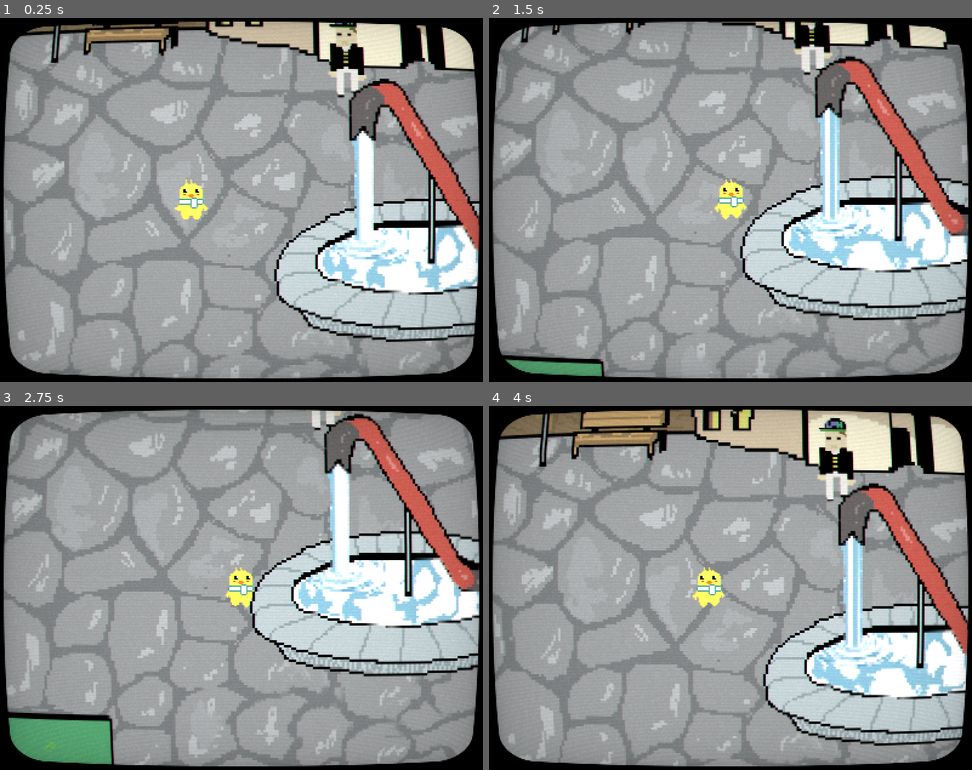
Above: before the commit, frames 1-4 (two rows, left to right).
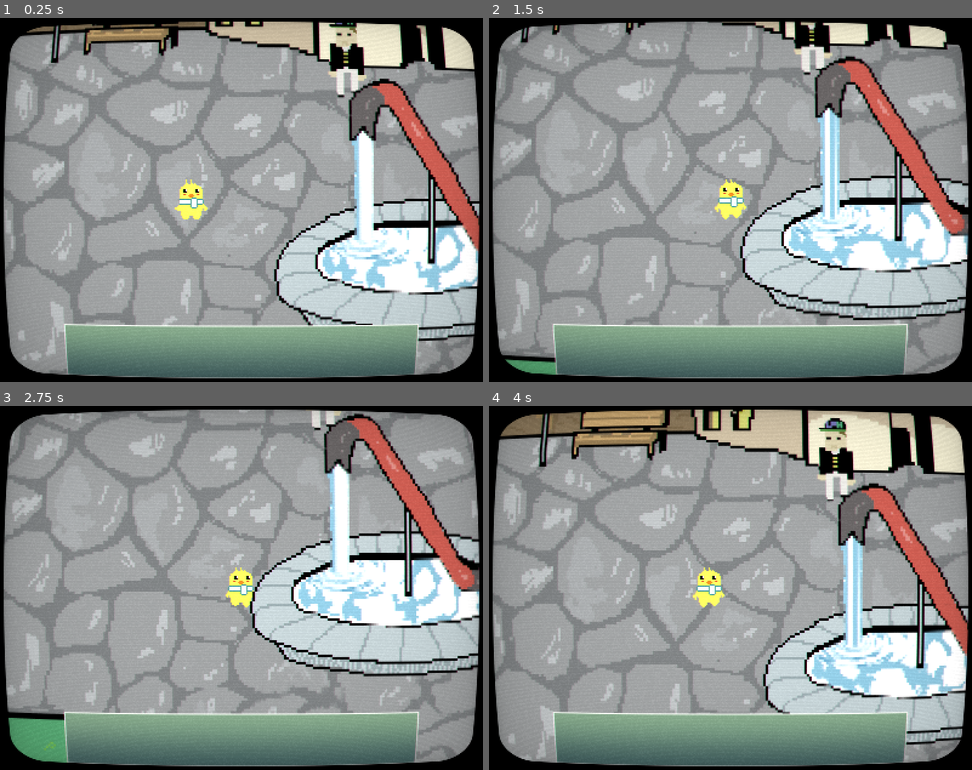
Above: after the commit, the same moments.

Repository: OkistanPro/lesaventuresdesteven
Game: Godot game, scene res://scenes/village_1.tscn
The game is run twice, just before and just after one commit, with the same random seed, the same clock (stepped at 60 frames per second) and the same inputs. The project has no main scene, so this scene is started directly.
Inputs (mouse positions are in pixels of both pictures, inside the frame that each line leads up to):
- Up to frame 1 (0.25 s): no input
- Up to frame 2 (1.5 s): move the mouse to (836, 181) at 0.52 s; hold D (right) 0.53-1.28 s; hold E (interagir) 0.53-1.28 s; click (836, 181) at 0.67 s; tap Shift (run) at 0.8, 1.35 s; move the mouse to (633, 218) at 1.27 s; hold S (down) from 1.28 s (still down); click (633, 218) at 1.42 s
- Up to frame 3 (2.75 s): tap E (interagir) at 1.55 s; move the mouse to (289, 507) at 2.02 s; release S (down) at 2.03 s; hold D (right) from 2.03 s (still down); hold E (interagir) from 2.03 s (still down); click (289, 507) at 2.17 s; tap Shift (run) at 2.3 s
- Up to frame 4 (4 s): move the mouse to (706, 660) at 2.77 s; release D (right) at 2.78 s; release E (interagir) at 2.78 s; hold W (up) 2.78-3.53 s; tap Shift (run) at 2.85, 3.8 s; click (706, 660) at 2.92 s; tap E (interagir) at 3.05 s; move the mouse to (875, 642) at 3.52 s; hold A (left) from 3.53 s (still down); hold E (interagir) from 3.53 s (still down); click (875, 642) at 3.67 s

The runs differ from the first frame. In frame 1, 9.6% of the frame differs, in the area x 13-87%, y 84-99%; in frame 2, 9.4%; in frame 3, 9.6%; in frame 4, 9.8%.

Commit message:
Restructuration + Item/Inventaire

Diff:
--- /dev/null
+++ b/dialogues/lourd.tres
@@ -0,0 +1,19 @@
+[gd_resource type="Resource" script_class="D_Timeline" load_steps=6 format=3 uid="uid://codwwt2xlh7fy"]
+
+[ext_resource type="Script" uid="uid://ctpne3lmpo1ph" path="res://scripts/dialogues/D_object.gd" id="1_xtrjq"]
+[ext_resource type="Script" uid="uid://bncgdhvjlrkfh" path="res://scripts/dialogues/D_timeline.gd" id="2_omon2"]
+[ext_resource type="Script" uid="uid://nj3n5qedxbgm" path="res://scripts/dialogues/D_choix.gd" id="2_rtnyt"]
+[ext_resource type="Script" uid="uid://cq5kt3ymgwgp8" path="res://scripts/dialogues/D_message.gd" id="3_d8m5y"]
+
+[sub_resource type="Resource" id="Resource_umwim"]
+script = ExtResource("3_d8m5y")
+nom_perso = "Steven"
+mess = "...frère c'est trop lourd là."
+liste_choix = Array[ExtResource("2_rtnyt")]([])
+event_at_start = ""
+metadata/_custom_type_script = "uid://cq5kt3ymgwgp8"
+
+[resource]
+script = ExtResource("2_omon2")
+liste_messages = Array[ExtResource("1_xtrjq")]([SubResource("Resource_umwim")])
+metadata/_custom_type_script = "uid://bncgdhvjlrkfh"
--- a/project.godot
+++ b/project.godot
@@ -16,9 +16,12 @@
 
 [autoload]
 
-GestionDialogue="*res://gestion_dialogue.gd"
+GestionDialogue="*res://scripts/gestion_dialogue.gd"
 Globals="*res://scripts/globals.gd"
-Musique="*res://musique.gd"
+Musique="*res://scripts/musique.gd"
+interface="*res://scenes/interface.tscn"
+filter="*res://scenes/filter.tscn"
+GestionSons="*res://scripts/GestionSons.gd"
 
 [display]
 
--- /dev/null
+++ b/scenes/filter.tscn
@@ -0,0 +1,38 @@
+[gd_scene load_steps=3 format=3 uid="uid://mvocruudr8ps"]
+
+[ext_resource type="Shader" uid="uid://cxtnrc7f56hxg" path="res://shaders/lcd_filter.gdshader" id="1_cetmi"]
+
+[sub_resource type="ShaderMaterial" id="ShaderMaterial_7sh2r"]
+shader = ExtResource("1_cetmi")
+shader_parameter/overlay = true
+shader_parameter/scanlines_opacity = 0.03
+shader_parameter/scanlines_width = 0.5
+shader_parameter/grille_opacity = 0.0
+shader_parameter/resolution = Vector2(640, 480)
+shader_parameter/pixelate = false
+shader_parameter/roll = true
+shader_parameter/roll_speed = 8.0
+shader_parameter/roll_size = 15.0
+shader_parameter/roll_variation = 1.8
+shader_parameter/distort_intensity = 0.001
+shader_parameter/noise_opacity = 0.0
+shader_parameter/noise_speed = 5.0
+shader_parameter/static_noise_intensity = 0.03
+shader_parameter/aberration = 0.00500005
+shader_parameter/brightness = 1.0
+shader_parameter/discolor = true
+shader_parameter/warp_amount = 0.3
+shader_parameter/clip_warp = false
+shader_parameter/vignette_intensity = 0.1
+shader_parameter/vignette_opacity = 0.5
+
+[node name="filter" type="CanvasLayer"]
+
+[node name="ColorRect" type="ColorRect" parent="."]
+material = SubResource("ShaderMaterial_7sh2r")
+anchors_preset = 15
+anchor_right = 1.0
+anchor_bottom = 1.0
+grow_horizontal = 2
+grow_vertical = 2
+mouse_filter = 2
--- /dev/null
+++ b/scenes/fleche_input.tscn
@@ -0,0 +1,6 @@
+[gd_scene format=3 uid="uid://b8bwggny43hdy"]
+
+[node name="Polygon2D" type="Polygon2D"]
+visible = false
+scale = Vector2(0.5, 0.5)
+polygon = PackedVector2Array(-10, -6, 10, -6, 0, 4)
--- /dev/null
+++ b/scenes/interface.tscn
@@ -0,0 +1,7 @@
+[gd_scene load_steps=2 format=3 uid="uid://cohg5vn5u2qe8"]
+
+[ext_resource type="PackedScene" uid="uid://da5kxhp50c2xg" path="res://scenes/inventaire.tscn" id="1_tg63u"]
+
+[node name="interface" type="CanvasLayer"]
+
+[node name="Inventaire" parent="." instance=ExtResource("1_tg63u")]
--- /dev/null
+++ b/scenes/inventaire.tscn
@@ -0,0 +1,44 @@
+[gd_scene load_steps=6 format=3 uid="uid://da5kxhp50c2xg"]
+
+[ext_resource type="Script" uid="uid://r55y6p14kc66" path="res://scripts/inventaire.gd" id="1_c2fa3"]
+[ext_resource type="Texture2D" uid="uid://krsxpjqhalh0" path="res://sprites/msg_box.png" id="2_1ntmo"]
+
+[sub_resource type="StyleBoxEmpty" id="StyleBoxEmpty_tnoi0"]
+
+[sub_resource type="StyleBoxTexture" id="StyleBoxTexture_8anfk"]
+texture = ExtResource("2_1ntmo")
+texture_margin_left = 5.0
+texture_margin_top = 5.0
+texture_margin_right = 5.0
+texture_margin_bottom = 5.0
+
+[sub_resource type="StyleBoxFlat" id="StyleBoxFlat_c2fa3"]
+
+[node name="Inventaire" type="Control"]
+layout_mode = 3
+anchors_preset = 15
+anchor_right = 1.0
+anchor_bottom = 1.0
+grow_horizontal = 2
+grow_vertical = 2
+mouse_filter = 2
+script = ExtResource("1_c2fa3")
+
+[node name="ItemList" type="ItemList" parent="."]
+layout_mode = 1
+anchors_preset = 12
+anchor_top = 1.0
+anchor_right = 1.0
+anchor_bottom = 1.0
+offset_left = 51.0
+offset_top = -46.0
+offset_right = -51.0
+grow_horizontal = 2
+grow_vertical = 0
+mouse_filter = 2
+theme_override_styles/focus = SubResource("StyleBoxEmpty_tnoi0")
+theme_override_styles/panel = SubResource("StyleBoxTexture_8anfk")
+theme_override_styles/hovered = SubResource("StyleBoxFlat_c2fa3")
+text_overrun_behavior = 0
+max_columns = 8
+fixed_icon_size = Vector2i(32, 32)
--- a/scenes/rue_commerce_1.tscn
+++ b/scenes/rue_commerce_1.tscn
@@ -6,7 +6,6 @@
 [ext_resource type="PackedScene" uid="uid://wh4gxqeqyw78" path="res://scenes/steven.tscn" id="5_2vcd6"]
 [ext_resource type="Texture2D" uid="uid://bi7snn7iinctr" path="res://sprites/maisons_front.png" id="6_w3f2s"]
 [ext_resource type="Texture2D" uid="uid://c86yo2pwhaykd" path="res://sprites/banc_lampe.png" id="19_6bq2v"]
-[ext_resource type="Shader" uid="uid://cxtnrc7f56hxg" path="res://shaders/lcd_filter.gdshader" id="20_aji8s"]
 
 [sub_resource type="WorldBoundaryShape2D" id="WorldBoundaryShape2D_0aefm"]
 normal = Vector2(0, 1)
@@ -17,30 +16,6 @@
 
 [sub_resource type="RectangleShape2D" id="RectangleShape2D_w3f2s"]
 size = Vector2(119.545, 86.8182)
-
-[sub_resource type="ShaderMaterial" id="ShaderMaterial_7sh2r"]
-shader = ExtResource("20_aji8s")
-shader_parameter/overlay = true
-shader_parameter/scanlines_opacity = 0.03
-shader_parameter/scanlines_width = 0.5
-shader_parameter/grille_opacity = 0.0
-shader_parameter/resolution = Vector2(640, 480)
-shader_parameter/pixelate = false
-shader_parameter/roll = true
-shader_parameter/roll_speed = 8.0
-shader_parameter/roll_size = 15.0
-shader_parameter/roll_variation = 1.8
-shader_parameter/distort_intensity = 0.001
-shader_parameter/noise_opacity = 0.0
-shader_parameter/noise_speed = 5.0
-shader_parameter/static_noise_intensity = 0.03
-shader_parameter/aberration = 0.00200005
-shader_parameter/brightness = 1.0
-shader_parameter/discolor = true
-shader_parameter/warp_amount = 0.3
-shader_parameter/clip_warp = false
-shader_parameter/vignette_intensity = 0.1
-shader_parameter/vignette_opacity = 0.5
 
 [node name="village1" type="Node2D"]
 y_sort_enabled = true
@@ -106,17 +81,4 @@
 position = Vector2(91.1364, 5.90912)
 shape = SubResource("RectangleShape2D_w3f2s")
 
-[node name="interface" type="CanvasLayer" parent="."]
-
-[node name="filter" type="CanvasLayer" parent="."]
-
-[node name="ColorRect" type="ColorRect" parent="filter"]
-material = SubResource("ShaderMaterial_7sh2r")
-anchors_preset = 15
-anchor_right = 1.0
-anchor_bottom = 1.0
-grow_horizontal = 2
-grow_vertical = 2
-mouse_filter = 2
-
 [connection signal="body_entered" from="goto_rue_droite" to="." method="_on_goto_rue_gauche_body_entered"]
--- a/scenes/rue_commerce_2.tscn
+++ b/scenes/rue_commerce_2.tscn
@@ -11,35 +11,11 @@
 [ext_resource type="Texture2D" uid="uid://dys86tyl63qln" path="res://sprites/coffee_tea/tea_coffee_0002_Calque-7.png" id="10_hgxkv"]
 [ext_resource type="Texture2D" uid="uid://cxpxcasrfflsc" path="res://sprites/persos/perso__0010_Calque-18.png" id="11_ei4ya"]
 [ext_resource type="Script" uid="uid://c7f5ewx6x32to" path="res://scripts/pnj_1.gd" id="12_hgxkv"]
-[ext_resource type="Shader" uid="uid://cxtnrc7f56hxg" path="res://shaders/lcd_filter.gdshader" id="15_6ee2f"]
+[ext_resource type="PackedScene" uid="uid://b8bwggny43hdy" path="res://scenes/fleche_input.tscn" id="13_jqfty"]
 
 [sub_resource type="WorldBoundaryShape2D" id="WorldBoundaryShape2D_0aefm"]
 normal = Vector2(0, 1)
 distance = 179.0
-
-[sub_resource type="ShaderMaterial" id="ShaderMaterial_7sh2r"]
-shader = ExtResource("15_6ee2f")
-shader_parameter/overlay = true
-shader_parameter/scanlines_opacity = 0.03
-shader_parameter/scanlines_width = 0.5
-shader_parameter/grille_opacity = 0.0
-shader_parameter/resolution = Vector2(640, 480)
-shader_parameter/pixelate = false
-shader_parameter/roll = true
-shader_parameter/roll_speed = 8.0
-shader_parameter/roll_size = 15.0
-shader_parameter/roll_variation = 1.8
-shader_parameter/distort_intensity = 0.001
-shader_parameter/noise_opacity = 0.0
-shader_parameter/noise_speed = 5.0
-shader_parameter/static_noise_intensity = 0.03
-shader_parameter/aberration = 0.00200005
-shader_parameter/brightness = 1.0
-shader_parameter/discolor = true
-shader_parameter/warp_amount = 0.3
-shader_parameter/clip_warp = false
-shader_parameter/vignette_intensity = 0.1
-shader_parameter/vignette_opacity = 0.5
 
 [sub_resource type="RectangleShape2D" id="RectangleShape2D_8b64f"]
 size = Vector2(96, 575)
@@ -80,19 +56,6 @@
 [node name="steven" parent="." instance=ExtResource("5_8b64f")]
 position = Vector2(159, 322)
 
-[node name="interface" type="CanvasLayer" parent="."]
-
-[node name="filter" type="CanvasLayer" parent="."]
-
-[node name="ColorRect" type="ColorRect" parent="filter"]
-material = SubResource("ShaderMaterial_7sh2r")
-anchors_preset = 15
-anchor_right = 1.0
-anchor_bottom = 1.0
-grow_horizontal = 2
-grow_vertical = 2
-mouse_filter = 2
-
 [node name="goto_rue_gauche" type="Area2D" parent="."]
 z_index = 1
 
@@ -116,12 +79,12 @@
 position = Vector2(512, 290)
 scale = Vector2(1.5, 1.5)
 texture = ExtResource("8_qfni0")
-offset = Vector2(0, -11.525)
+offset = Vector2(0, -2.815)
 
 [node name="StaticBody2D" type="StaticBody2D" parent="table_tea1"]
 
 [node name="CollisionShape2D" type="CollisionShape2D" parent="table_tea1/StaticBody2D"]
-position = Vector2(1, -9.66669)
+position = Vector2(1, -3.00003)
 shape = SubResource("RectangleShape2D_hopv8")
 
 [node name="table_tea2" type="Sprite2D" parent="."]
@@ -129,12 +92,12 @@
 position = Vector2(592, 274)
 scale = Vector2(1.5, 1.5)
 texture = ExtResource("8_qfni0")
-offset = Vector2(0, -11.525)
+offset = Vector2(0, -2.815)
 
 [node name="StaticBody2D" type="StaticBody2D" parent="table_tea2"]
 
 [node name="CollisionShape2D" type="CollisionShape2D" parent="table_tea2/StaticBody2D"]
-position = Vector2(1, -9.66669)
+position = Vector2(1, -3.00003)
 shape = SubResource("RectangleShape2D_hopv8")
 
 [node name="table_tea3" type="Sprite2D" parent="."]
@@ -142,12 +105,12 @@
 position = Vector2(552, 226)
 scale = Vector2(1.5, 1.5)
 texture = ExtResource("8_qfni0")
-offset = Vector2(0, -11.525)
+offset = Vector2(0, -2.815)
 
 [node name="StaticBody2D" type="StaticBody2D" parent="table_tea3"]
 
 [node name="CollisionShape2D" type="CollisionShape2D" parent="table_tea3/StaticBody2D"]
-position = Vector2(1, -9.66669)
+position = Vector2(1, -3.00003)
 shape = SubResource("RectangleShape2D_hopv8")
 
 [node name="table_tea4" type="Sprite2D" parent="."]
@@ -155,12 +118,12 @@
 position = Vector2(376, 298)
 scale = Vector2(1.5, 1.5)
 texture = ExtResource("8_qfni0")
-offset = Vector2(0, -11.525)
+offset = Vector2(0, -2.815)
 
 [node name="StaticBody2D" type="StaticBody2D" parent="table_tea4"]
 
 [node name="CollisionShape2D" type="CollisionShape2D" parent="table_tea4/StaticBody2D"]
-position = Vector2(1, -9.66669)
+position = Vector2(1, -3.00003)
 shape = SubResource("RectangleShape2D_hopv8")
 
 [node name="table_tea5" type="Sprite2D" parent="."]
@@ -168,12 +131,12 @@
 position = Vector2(264, 306)
 scale = Vector2(1.5, 1.5)
 texture = ExtResource("8_hopv8")
-offset = Vector2(0, -11.525)
+offset = Vector2(0, -2.815)
 
 [node name="StaticBody2D" type="StaticBody2D" parent="table_tea5"]
 
 [node name="CollisionShape2D" type="CollisionShape2D" parent="table_tea5/StaticBody2D"]
-position = Vector2(1, -9.66669)
+position = Vector2(1, -3.00003)
 shape = SubResource("RectangleShape2D_hopv8")
 
 [node name="table_tea6" type="Sprite2D" parent="."]
@@ -181,12 +144,12 @@
 position = Vector2(152, 282)
 scale = Vector2(1.5, 1.5)
 texture = ExtResource("8_hopv8")
-offset = Vector2(0, -11.525)
+offset = Vector2(0, -2.815)
 
 [node name="StaticBody2D" type="StaticBody2D" parent="table_tea6"]
 
 [node name="CollisionShape2D" type="CollisionShape2D" parent="table_tea6/StaticBody2D"]
-position = Vector2(1, -9.66669)
+position = Vector2(1, -3.00003)
 shape = SubResource("RectangleShape2D_hopv8")
 
 [node name="table_tea7" type="Sprite2D" parent="."]
@@ -194,12 +157,12 @@
 position = Vector2(56, 282)
 scale = Vector2(1.5, 1.5)
 texture = ExtResource("8_hopv8")
-offset = Vector2(0, -11.525)
+offset = Vector2(0, -2.815)
 
 [node name="StaticBody2D" type="StaticBody2D" parent="table_tea7"]
 
 [node name="CollisionShape2D" type="CollisionShape2D" parent="table_tea7/StaticBody2D"]
-position = Vector2(1, -9.66669)
+position = Vector2(1, -3.00003)
 shape = SubResource("RectangleShape2D_hopv8")
 
 [node name="table_tea8" type="Sprite2D" parent="."]
@@ -207,12 +170,12 @@
 position = Vector2(96, 218)
 scale = Vector2(1.5, 1.5)
 texture = ExtResource("8_hopv8")
-offset = Vector2(0, -11.525)
+offset = Vector2(0, -2.815)
 
 [node name="StaticBody2D" type="StaticBody2D" parent="table_tea8"]
 
 [node name="CollisionShape2D" type="CollisionShape2D" parent="table_tea8/StaticBody2D"]
-position = Vector2(1, -9.66669)
+position = Vector2(1, -3.00003)
 shape = SubResource("RectangleShape2D_hopv8")
 
 [node name="ombrelle1" type="Sprite2D" parent="."]
@@ -258,11 +221,8 @@
 shape = SubResource("CircleShape2D_jqfty")
 debug_color = Color(0.903406, 0.267478, 0.395717, 0.42)
 
-[node name="Polygon2D" type="Polygon2D" parent="pnj1"]
-visible = false
+[node name="Polygon2D" parent="pnj1" instance=ExtResource("13_jqfty")]
 position = Vector2(0, -29.815)
-scale = Vector2(0.5, 0.5)
-polygon = PackedVector2Array(-10, -6, 10, -6, 0, 4)
 
 [connection signal="body_entered" from="goto_rue_gauche" to="." method="_on_goto_rue_gauche_body_entered"]
 [connection signal="body_entered" from="pnj1/Area2D" to="pnj1" method="_on_area_2d_body_entered"]
--- a/scenes/village_1.tscn
+++ b/scenes/village_1.tscn
@@ -11,7 +11,8 @@
 [ext_resource type="Texture2D" uid="uid://c5dxi7ntaq1ax" path="res://sprites/mairie_00000.png" id="6_tslq4"]
 [ext_resource type="Texture2D" uid="uid://dsfmiuy5ysyw4" path="res://sprites/persos/maire.png" id="11_82yds"]
 [ext_resource type="Script" uid="uid://dlbvp3inobcey" path="res://scripts/maire.gd" id="12_0aefm"]
-[ext_resource type="Shader" uid="uid://cxtnrc7f56hxg" path="res://shaders/lcd_filter.gdshader" id="13_0aefm"]
+[ext_resource type="Script" uid="uid://wwgdpvpdy0g2" path="res://scripts/items/item_properties.gd" id="14_7sh2r"]
+[ext_resource type="Script" uid="uid://b1phsyjs6go0l" path="res://scripts/items/item_object.gd" id="15_2i2qr"]
 [ext_resource type="Texture2D" uid="uid://c86yo2pwhaykd" path="res://sprites/banc_lampe.png" id="19_cayyt"]
 
 [sub_resource type="SpriteFrames" id="SpriteFrames_jibjk"]
@@ -50,29 +51,13 @@
 [sub_resource type="CircleShape2D" id="CircleShape2D_7sh2r"]
 radius = 35.781
 
-[sub_resource type="ShaderMaterial" id="ShaderMaterial_7sh2r"]
-shader = ExtResource("13_0aefm")
-shader_parameter/overlay = true
-shader_parameter/scanlines_opacity = 0.03
-shader_parameter/scanlines_width = 0.5
-shader_parameter/grille_opacity = 0.0
-shader_parameter/resolution = Vector2(640, 480)
-shader_parameter/pixelate = false
-shader_parameter/roll = true
-shader_parameter/roll_speed = 8.0
-shader_parameter/roll_size = 15.0
-shader_parameter/roll_variation = 1.8
-shader_parameter/distort_intensity = 0.001
-shader_parameter/noise_opacity = 0.0
-shader_parameter/noise_speed = 5.0
-shader_parameter/static_noise_intensity = 0.03
-shader_parameter/aberration = 0.00500005
-shader_parameter/brightness = 1.0
-shader_parameter/discolor = true
-shader_parameter/warp_amount = 0.3
-shader_parameter/clip_warp = false
-shader_parameter/vignette_intensity = 0.1
-shader_parameter/vignette_opacity = 0.5
+[sub_resource type="Resource" id="Resource_bq2gl"]
+script = ExtResource("14_7sh2r")
+item_name = &"banc_truc"
+texture_icon = ExtResource("19_cayyt")
+pickable = false
+event_on_not_pick = &"test"
+metadata/_custom_type_script = "uid://wwgdpvpdy0g2"
 
 [node name="village1" type="Node2D"]
 y_sort_enabled = true
@@ -171,7 +156,6 @@
 
 [node name="CollisionShape2D" type="CollisionShape2D" parent="Maire/StaticBody2D"]
 position = Vector2(1.52588e-05, 3.23529)
-scale = Vector2(1, 1)
 shape = SubResource("RectangleShape2D_0aefm")
 
 [node name="Area2D" type="Area2D" parent="Maire"]
@@ -185,18 +169,14 @@
 scale = Vector2(0.5, 0.5)
 polygon = PackedVector2Array(-10, -6, 10, -6, 0, 4)
 
-[node name="interface" type="CanvasLayer" parent="."]
-
-[node name="filter" type="CanvasLayer" parent="."]
-
-[node name="ColorRect" type="ColorRect" parent="filter"]
-material = SubResource("ShaderMaterial_7sh2r")
-anchors_preset = 15
-anchor_right = 1.0
-anchor_bottom = 1.0
-grow_horizontal = 2
-grow_vertical = 2
-mouse_filter = 2
+[node name="ItemObject" type="Sprite2D" parent="."]
+z_index = 1
+position = Vector2(546, 281)
+texture = ExtResource("19_cayyt")
+offset = Vector2(0, -13.365)
+script = ExtResource("15_2i2qr")
+properties = SubResource("Resource_bq2gl")
+metadata/_custom_type_script = "uid://b1phsyjs6go0l"
 
 [connection signal="body_entered" from="goto_rue_droite" to="." method="_on_goto_rue_droite_body_entered"]
 [connection signal="body_entered" from="goto_rue_gauche" to="." method="_on_goto_rue_gauche_body_entered"]
--- /dev/null
+++ b/scripts/GestionSons.gd
@@ -0,0 +1,18 @@
+extends AudioStreamPlayer
+
+var playback : AudioStreamPlaybackPolyphonic
+var sounds = {
+	"collect_item" : [
+		preload("res://sons/collect_item_sparkle_pop_09.wav"),
+		-15.0
+	]
+}
+
+
+func _ready() -> void:
+	stream = AudioStreamPolyphonic.new()
+	play()
+	playback = get_stream_playback()
+
+func play_sound(name_sound : String):
+	playback.play_stream(sounds[name_sound][0], 0, sounds[name_sound][1])
--- a/gestion_dialogue.gd
+++ b/scripts/gestion_dialogue.gd
@@ -8,7 +8,8 @@
 	"statue_piedebiche" : preload("res://dialogues/statue_piedebiche.tres"),
 	"boulangere" : preload("res://dialogues/boulangere.tres"),
 	"maire_1" : preload("res://dialogues/maire_1.tres"),
-	"pnj_homme" : preload("res://dialogues/pnj_homme.tres")
+	"pnj_homme" : preload("res://dialogues/pnj_homme.tres"),
+	"lourd" : preload("res://dialogues/lourd.tres")
 }
 var active : bool = false
 
--- a/scripts/globals.gd
+++ b/scripts/globals.gd
@@ -1,11 +1,15 @@
 extends Node
+
+signal inventory_changed
 
 var village_centre = preload("res://scenes/village_1.tscn")
 var rue_commerce_gauche = preload("res://scenes/rue_commerce_1.tscn")
 var rue_commerce_droite = preload("res://scenes/rue_commerce_2.tscn")
 var direction_from : String
 
-var inventory : Array[Item]
+var fleche_input = preload("res://scenes/fleche_input.tscn")
+
+var inventory : Array[ItemProperties]
 
 func _ready() -> void:
 	await get_tree().create_timer(2.0).timeout
@@ -28,3 +32,12 @@
 			match to:
 				"village_centre":
 					get_tree().change_scene_to_packed.call_deferred(village_centre)
+
+func item_event(name_event : StringName):
+	match name_event:
+		&"test":
+			GestionDialogue.lancer_timeline("lourd")
+
+func pick_item(item : ItemProperties):
+	inventory.append(item)
+	inventory_changed.emit()
--- /dev/null
+++ b/scripts/inventaire.gd
@@ -0,0 +1,16 @@
+extends Control
+
+func _ready() -> void:
+	Globals.inventory_changed.connect(refresh_list)
+	refresh_list()
+
+func refresh_list() -> void:
+	$ItemList.clear()
+	for item in Globals.inventory:
+		$ItemList.add_icon_item(item.texture_icon)
+
+func _process(delta: float) -> void:
+	if GestionDialogue.active:
+		visible = false
+	else:
+		visible = true
--- a/scripts/items/item.gd
+++ /dev/null
@@ -1,2 +0,0 @@
-extends Resource
-class_name Item
--- /dev/null
+++ b/scripts/items/item_object.gd
@@ -0,0 +1,43 @@
+extends Sprite2D
+class_name ItemObject
+
+var inside_item : bool = false
+@export var properties : ItemProperties
+@onready var fleche = Globals.fleche_input.instantiate()
+
+func _ready() -> void:
+	var area = Area2D.new()
+	var collision = CollisionShape2D.new()
+	var shape = CircleShape2D.new()
+	shape.radius = 30.0
+
+	add_child(area)
+	area.add_child(collision)
+	collision.shape = shape
+
+	add_child(fleche)
+	fleche.position = Vector2(0.0, get_rect().position.y - 10.0)
+	fleche.visible = false
+
+	area.body_entered.connect(player_inside)
+	area.body_exited.connect(player_outside)
+
+func player_inside(body : PhysicsBody2D):
+	if body == $"../steven":
+		inside_item = true
+		fleche.visible = true
+
+func player_outside(body : PhysicsBody2D):
+	if body == $"../steven":
+		inside_item = false
+		fleche.visible = false
+
+func _input(event: InputEvent) -> void:
+	if event.is_action_pressed("interagir"):
+		if inside_item:
+			if properties.pickable:
+				Globals.pick_item(properties)
+				GestionSons.play_sound("collect_item")
+				queue_free()
+			else:
+				Globals.item_event(properties.event_on_not_pick)
--- /dev/null
+++ b/scripts/items/item_properties.gd
@@ -0,0 +1,9 @@
+extends Resource
+class_name ItemProperties
+
+@export var item_name : StringName
+
+@export var texture_icon : Texture2D
+
+@export var pickable : bool
+@export var event_on_not_pick : StringName
--- a/scripts/village_1.gd
+++ b/scripts/village_1.gd
@@ -18,4 +18,4 @@
 		Globals.goto_scene("village_centre", "rue_commerce_droite")
 
 func lancer_dialogue() -> void:
-	$interface.add_child(GestionDialogue.dialogue_scene.instantiate())
+	interface.add_child(GestionDialogue.dialogue_scene.instantiate())
Not shown: 1 places in scenes/rue_commerce_1.tscn that only renumber resources
Not shown: 1 places in scenes/rue_commerce_2.tscn that only renumber resources
Not shown: 1 places in scenes/village_1.tscn that only renumber resources
Not shown, added: scripts/GestionSons.gd.uid
Renamed: gestion_dialogue.gd.uid -> scripts/gestion_dialogue.gd.uid
Not shown, added: scripts/inventaire.gd.uid
Not shown, added: scripts/items/item_object.gd.uid
Renamed: scripts/items/item.gd.uid -> scripts/items/item_properties.gd.uid
Renamed: musique.gd -> scripts/musique.gd
Renamed: musique.gd.uid -> scripts/musique.gd.uid
Not shown, added: sons/collect_item_sparkle_pop_09.wav.import
Not shown, added: sons/collect_item_sparkle_pop_09.wav
